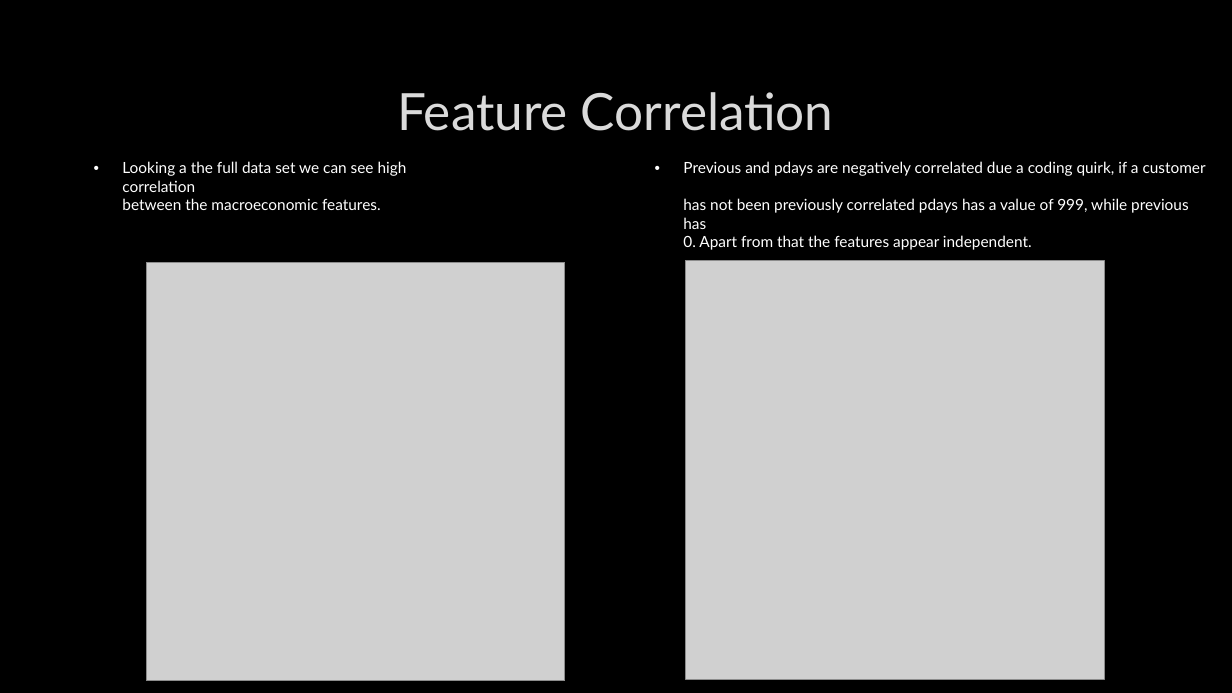
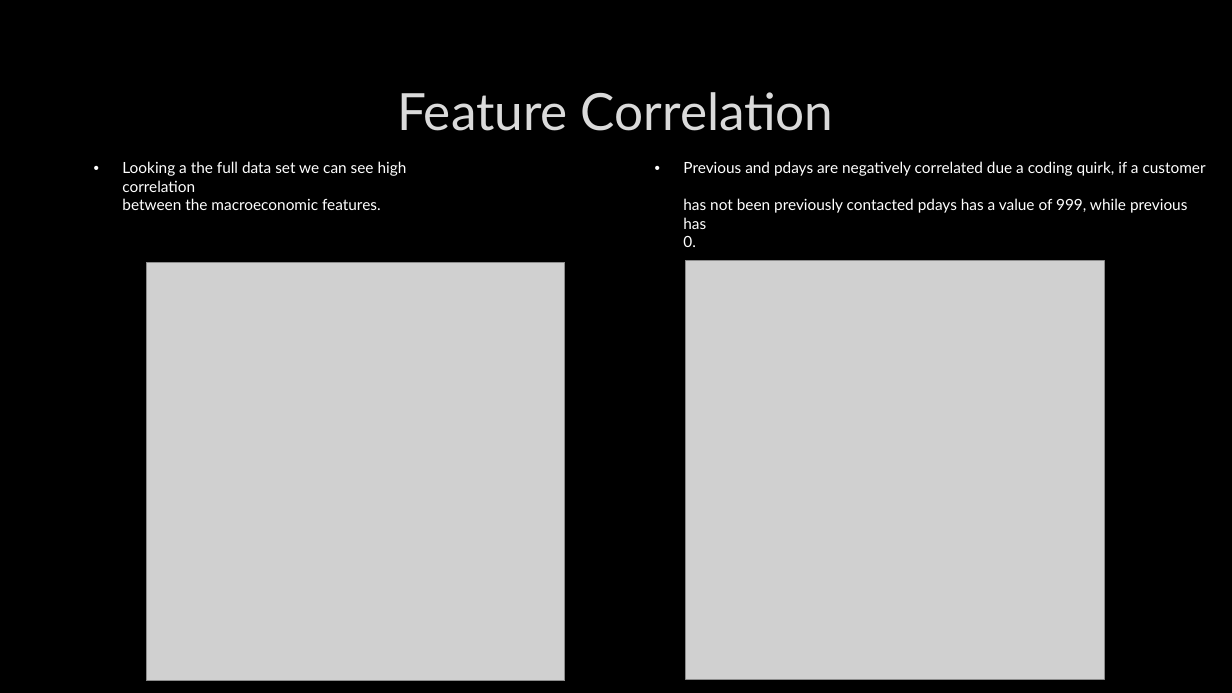
Before and after one commit to zinrion/Thinkful-Projects, a slide deck: slide 5 of Bank Marketing.pptx. Drawn at 1232x693 pixels with LibreOffice and Linux fonts; fonts in the diff are those of the drawing; grey boxes stand for pictures; background and template pictures are left out. Boxes give left, top, right and bottom in pixels: in the first picture for what was removed or moved away, otherwise in the second. Text is boxed around its words. In the diff, an @@ line names an element or a change of style, - is before the commit and + after.

```diff
--- a/Bank Marketing.pptx
+++ b/Bank Marketing.pptx
@@ text at box(683, 161, 1206, 229): text changed @@
-• Previous and pdays are negatively correlated due a coding quirk, if a customer
-  has not been previously correlated pdays has a value of 999, while previous has
-  0. Apart from that the features appear independent.
+• Previous and pdays are negatively correlated due a coding quirk, if a customer
+  has not been previously contacted pdays has a value of 999, while previous has
+  0.
```
Also in this commit, not shown: 16 other slides changed, 5 slides added.
